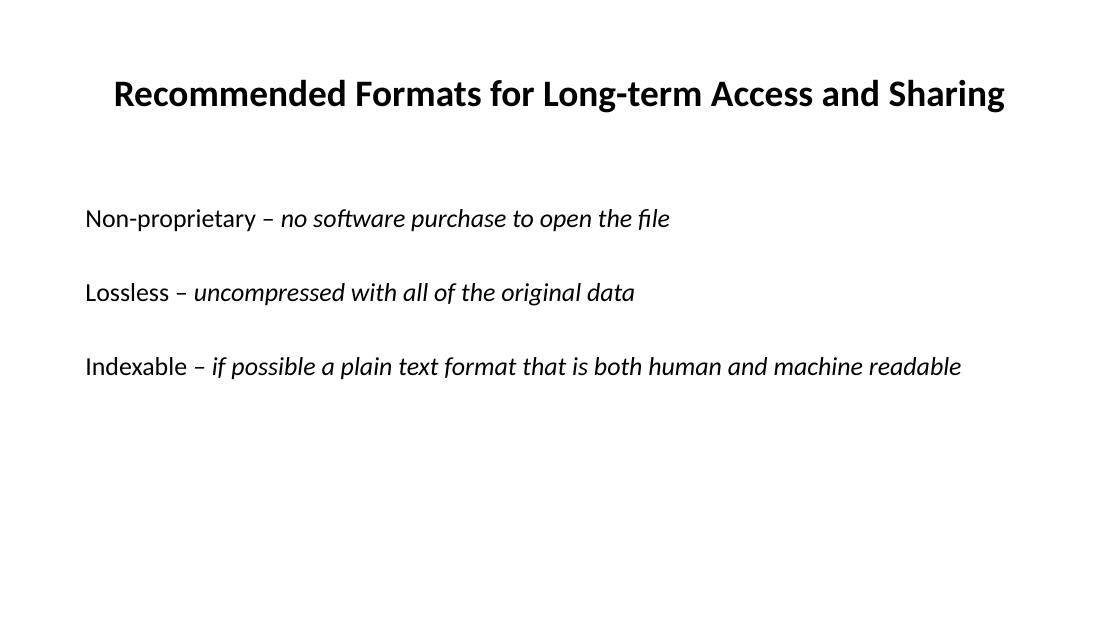
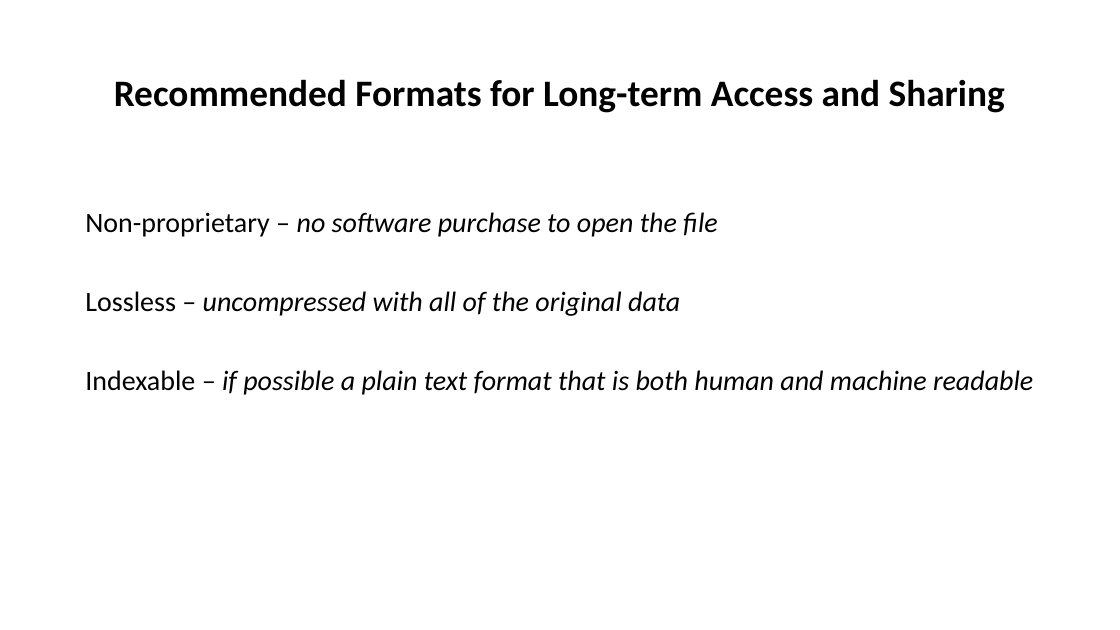
Before and after one commit to tibbben/teaching.data.literacy, a slide deck: slide 7 of UM_DataManagementClass/Lessons/03/03_secondMeeting.pptx. Drawn at 1120x630 pixels with LibreOffice and Linux fonts; fonts in the diff are those of the drawing. Boxes give left, top, right and bottom in pixels: in the first picture for what was removed or moved away, otherwise in the second. Text is boxed around its words. In the diff, an @@ line names an element or a change of style, - is before the commit and + after.

```diff
--- a/UM_DataManagementClass/Lessons/03/03_secondMeeting.pptx
+++ b/UM_DataManagementClass/Lessons/03/03_secondMeeting.pptx
@@ text "Non-proprietary – no software purchase ..." at <box>85,212,1033,395</box>: size 22.2 to 24 pt @@
```
Also in this commit, not shown: 3 other slides changed, 2 slides added, 1 slide removed, 1 other file.
